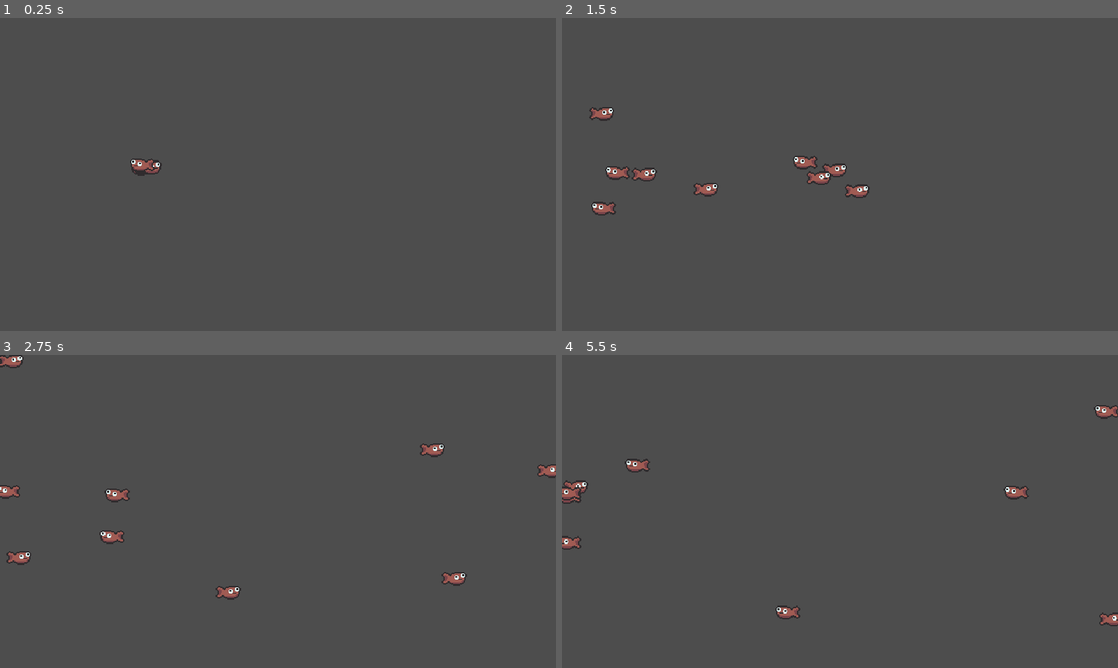
Above: before the commit, frames 1-4 (two rows, left to right).
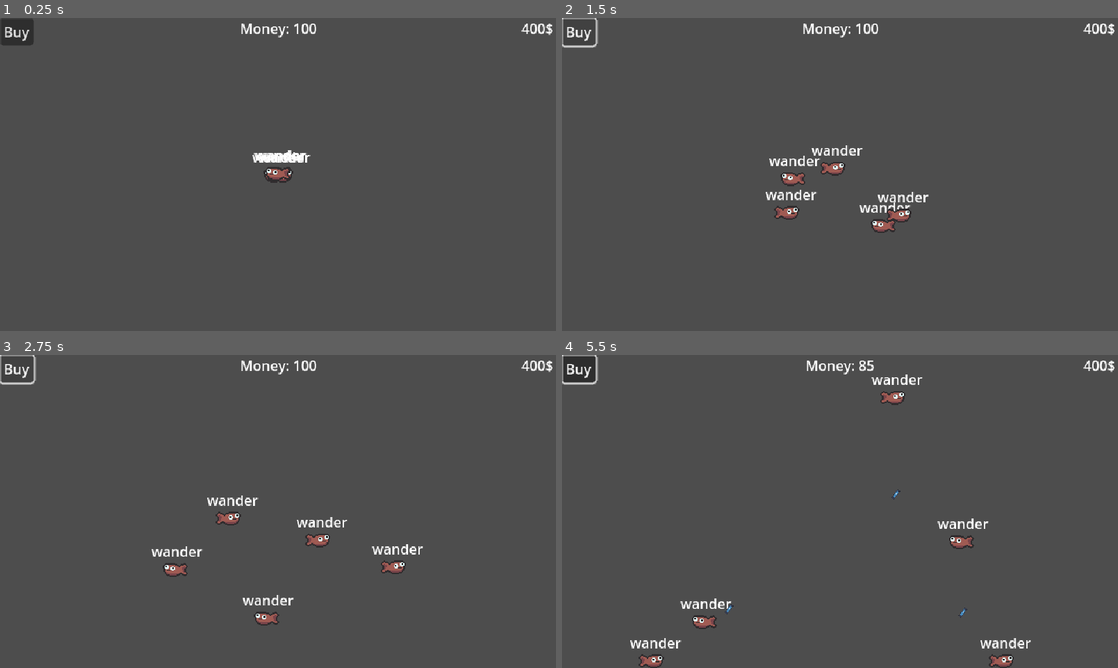
Above: after the commit, the same moments.

Repository: iYammen/fish-game
Game: Godot game, scene res://scenes/level.tscn
Two runs of this game, one before a commit and one after it. Both use one fixed random seed, a clock stepped at 60 frames per second and the inputs below. The project has no main scene, so this scene is started directly. The engine's default icon, where the game draws it, is replaced by a stand-in: a white triangle on a blue panel in a dark square.
Inputs (mouse positions are in pixels of both pictures, inside the frame that each line leads up to):
- Up to frame 1 (0.25 s): no input
- Up to frame 2 (1.5 s): click (578, 30) at 0.5 s, where only the run after the commit has a clickable "Buy"; click (578, 30) at 1.25 s, where only the run after the commit has a clickable "Buy"
- Up to frame 3 (2.75 s): click (16, 367) at 2 s, where only the run after the commit has a clickable "Buy"
- Up to frame 4 (5.5 s): move the mouse to (962, 495) at 2.77 s; press the mouse at (962, 495) at 2.78 s; move the mouse to (728, 527) at 3.52 s; release the mouse at (728, 527) at 3.53 s; click (728, 527) at 3.6 s; move the mouse to (895, 442) at 4.27 s; press the mouse at (895, 442) at 4.28 s; move the mouse to (812, 574) at 5.02 s; release the mouse at (812, 574) at 5.03 s; click (812, 574) at 5.1 s

The runs differ from the first frame. In frame 1, 1.6% of the frame differs, in the area x 0-100%, y 0-53%; in frame 2, 3.2%; in frame 3, 3.4%; in frame 4, 3.7%, in the area x 0-100%, y 0-100%.

Commit message:
finished guppies and coins

Diff:
--- a/project.godot
+++ b/project.godot
@@ -22,6 +22,18 @@
 window/size/window_height_override=720
 window/stretch/mode="viewport"
 
+[global_group]
+
+Fish=""
+
+[input]
+
+press={
+"deadzone": 0.2,
+"events": [Object(InputEventMouseButton,"resource_local_to_scene":false,"resource_name":"","device":-1,"window_id":0,"alt_pressed":false,"shift_pressed":false,"ctrl_pressed":false,"meta_pressed":false,"button_mask":0,"position":Vector2(0, 0),"global_position":Vector2(0, 0),"factor":1.0,"button_index":1,"canceled":false,"pressed":false,"double_click":false,"script":null)
+]
+}
+
 [rendering]
 
 textures/canvas_textures/default_texture_filter=0
--- /dev/null
+++ b/scenes/bronze_coin.tscn
@@ -0,0 +1,36 @@
+[gd_scene load_steps=4 format=3 uid="uid://ohj7rjnj8pmn"]
+
+[ext_resource type="Script" uid="uid://cqememkuws5oy" path="res://scripts/coin.gd" id="1_kyq3r"]
+[ext_resource type="Texture2D" uid="uid://c8xjmx146q8ew" path="res://icon.svg" id="1_owubc"]
+
+[sub_resource type="RectangleShape2D" id="RectangleShape2D_kyq3r"]
+size = Vector2(5.39374, 7.33549)
+
+[node name="Coin" type="Button"]
+modulate = Color(5.525, 4.972, 1, 1)
+offset_left = -17.0
+offset_top = -19.0
+offset_right = -9.0
+offset_bottom = -11.0
+scale = Vector2(4.635, 4.635)
+focus_mode = 0
+flat = true
+script = ExtResource("1_kyq3r")
+value = 10
+
+[node name="Icon" type="Sprite2D" parent="."]
+modulate = Color(0.725064, 0.697179, 0, 1)
+position = Vector2(3.8835, 4.31499)
+scale = Vector2(0.0315794, 0.0494285)
+texture = ExtResource("1_owubc")
+
+[node name="Area2D" type="Area2D" parent="."]
+position = Vector2(3.8835, 4.09924)
+collision_layer = 0
+
+[node name="CollisionShape2D" type="CollisionShape2D" parent="Area2D"]
+position = Vector2(0, -2.38419e-07)
+shape = SubResource("RectangleShape2D_kyq3r")
+
+[connection signal="button_down" from="." to="." method="_on_button_down"]
+[connection signal="body_entered" from="Area2D" to="." method="_on_area_2d_body_entered"]
--- /dev/null
+++ b/scenes/food.tscn
@@ -0,0 +1,23 @@
+[gd_scene load_steps=4 format=3 uid="uid://baumkl7rh5gk6"]
+
+[ext_resource type="Script" uid="uid://b7cbparulh7e2" path="res://scripts/food.gd" id="1_af40f"]
+[ext_resource type="Texture2D" uid="uid://c8xjmx146q8ew" path="res://icon.svg" id="1_xven1"]
+
+[sub_resource type="CircleShape2D" id="CircleShape2D_af40f"]
+radius = 7.07107
+
+[node name="Food" type="Area2D" groups=["Food"]]
+rotation = 0.012656
+collision_layer = 4
+script = ExtResource("1_af40f")
+
+[node name="Icon" type="Sprite2D" parent="."]
+position = Vector2(0, -1)
+rotation = 0.529907
+scale = Vector2(0.0273438, 0.0976563)
+texture = ExtResource("1_xven1")
+
+[node name="CollisionShape2D" type="CollisionShape2D" parent="."]
+shape = SubResource("CircleShape2D_af40f")
+
+[connection signal="body_entered" from="." to="." method="_on_body_entered"]
--- /dev/null
+++ b/scenes/game_manager.tscn
@@ -0,0 +1,6 @@
+[gd_scene load_steps=2 format=3 uid="uid://d1hiqisxkn60e"]
+
+[ext_resource type="Script" uid="uid://dxq57sl75csc2" path="res://scripts/game_manager.gd" id="1_hwd4i"]
+
+[node name="Game Manager" type="Node2D"]
+script = ExtResource("1_hwd4i")
--- a/scenes/guppy.tscn
+++ b/scenes/guppy.tscn
@@ -1,7 +1,10 @@
-[gd_scene load_steps=5 format=3 uid="uid://baaen8igoytc4"]
+[gd_scene load_steps=8 format=3 uid="uid://baaen8igoytc4"]
 
 [ext_resource type="Script" uid="uid://vx7tj6vdhvv6" path="res://scripts/guppy.gd" id="1_a3xws"]
 [ext_resource type="Texture2D" uid="uid://b8xsof348chs3" path="res://assets/fish.png" id="2_a3xws"]
+[ext_resource type="Script" uid="uid://ca1ym6vuspvmb" path="res://scripts/States/wander_state.gd" id="2_ldxe8"]
+[ext_resource type="Script" uid="uid://bh77r8leevuyk" path="res://scripts/States/state_machine.gd" id="2_tug1h"]
+[ext_resource type="Script" uid="uid://d14i0sacaiadn" path="res://scripts/States/hungry_state.gd" id="4_lrsxt"]
 
 [sub_resource type="CircleShape2D" id="CircleShape2D_a3xws"]
 radius = 21.0
@@ -9,7 +12,7 @@
 [sub_resource type="CircleShape2D" id="CircleShape2D_ldxe8"]
 radius = 26.0192
 
-[node name="guppy" type="RigidBody2D"]
+[node name="guppy" type="RigidBody2D" groups=["Fish"]]
 texture_filter = 1
 collision_layer = 2
 gravity_scale = 0.0
@@ -17,26 +20,61 @@
 script = ExtResource("1_a3xws")
 speed = 0.5
 
+[node name="state_machine" type="Node" parent="." node_paths=PackedStringArray("initial_state")]
+script = ExtResource("2_tug1h")
+initial_state = NodePath("wander")
+
+[node name="wander" type="Node" parent="state_machine" node_paths=PackedStringArray("fish")]
+script = ExtResource("2_ldxe8")
+fish = NodePath("../..")
+
+[node name="hungry" type="Node" parent="state_machine" node_paths=PackedStringArray("fish")]
+script = ExtResource("4_lrsxt")
+fish = NodePath("../..")
+
+[node name="Label" type="Label" parent="."]
+offset_left = -26.0
+offset_top = -34.0
+offset_right = 29.0
+offset_bottom = -11.0
+text = "hungry"
+horizontal_alignment = 1
+vertical_alignment = 1
+
 [node name="sprite2D" type="Sprite2D" parent="."]
 texture_filter = 1
 position = Vector2(0, 1)
 texture = ExtResource("2_a3xws")
 
-[node name="Timer" type="Timer" parent="."]
+[node name="MoveTimer" type="Timer" parent="."]
 process_callback = 0
 one_shot = true
 autostart = true
+
+[node name="hungerTimer" type="Timer" parent="."]
+process_callback = 0
+one_shot = true
+autostart = true
+
+[node name="moneyTimer" type="Timer" parent="."]
+process_callback = 0
+one_shot = true
 
 [node name="CollisionShape2D" type="CollisionShape2D" parent="."]
 scale = Vector2(0.322606, 0.322606)
 shape = SubResource("CircleShape2D_a3xws")
 
-[node name="wallDetect" type="Area2D" parent="."]
+[node name="hitBox" type="Area2D" parent="."]
 scale = Vector2(0.322606, 0.322606)
 collision_layer = 0
+collision_mask = 5
 
-[node name="CollisionShape2D" type="CollisionShape2D" parent="wallDetect"]
+[node name="CollisionShape2D" type="CollisionShape2D" parent="hitBox"]
 shape = SubResource("CircleShape2D_ldxe8")
 
-[connection signal="timeout" from="Timer" to="." method="_on_timer_timeout"]
-[connection signal="body_entered" from="wallDetect" to="." method="_on_wall_detect_body_entered"]
+[connection signal="timeout" from="MoveTimer" to="." method="_on_timer_timeout"]
+[connection signal="timeout" from="MoveTimer" to="state_machine/wander" method="_on_move_timer_timeout"]
+[connection signal="timeout" from="hungerTimer" to="." method="_on_hunger_timer_timeout"]
+[connection signal="timeout" from="moneyTimer" to="." method="_on_money_timer_timeout"]
+[connection signal="area_entered" from="hitBox" to="state_machine/hungry" method="_on_hit_box_area_entered"]
+[connection signal="body_entered" from="hitBox" to="state_machine/wander" method="_on_hit_box_body_entered"]
--- a/scenes/level.tscn
+++ b/scenes/level.tscn
@@ -1,14 +1,16 @@
 [gd_scene load_steps=4 format=3 uid="uid://cc3qvorsgdiqt"]
 
 [ext_resource type="PackedScene" uid="uid://cok1q8vialda1" path="res://scenes/boundary.tscn" id="1_2q6dc"]
+[ext_resource type="PackedScene" uid="uid://d1hiqisxkn60e" path="res://scenes/game_manager.tscn" id="1_mx8sn"]
 [ext_resource type="PackedScene" uid="uid://58gka0bukx6r" path="res://scenes/guppy_manager.tscn" id="1_w8frs"]
-[ext_resource type="PackedScene" uid="uid://baaen8igoytc4" path="res://scenes/guppy.tscn" id="2_w7c3h"]
 
-[node name="Node2D" type="Node2D"]
+[node name="Level" type="Node2D"]
 
 [node name="Camera2D" type="Camera2D" parent="."]
 
-[node name="guppyManager" parent="." instance=ExtResource("1_w8frs")]
+[node name="Game Manager" parent="." groups=["Game Manager"] instance=ExtResource("1_mx8sn")]
+
+[node name="Guppy Manager" parent="." instance=ExtResource("1_w8frs")]
 
 [node name="boundrays" type="Node2D" parent="."]
 
@@ -27,29 +29,28 @@
 position = Vector2(-1, -179)
 rotation = -3.14159
 
-[node name="guppy" parent="." instance=ExtResource("2_w7c3h")]
-position = Vector2(-153, -8)
+[node name="CanvasLayer" type="CanvasLayer" parent="."]
 
-[node name="guppy2" parent="." instance=ExtResource("2_w7c3h")]
-position = Vector2(-153, -8)
+[node name="Button" type="Button" parent="CanvasLayer"]
+offset_right = 8.0
+offset_bottom = 8.0
+text = "Buy"
 
-[node name="guppy3" parent="." instance=ExtResource("2_w7c3h")]
-position = Vector2(-153, -8)
+[node name="moneyLabel" type="Label" parent="CanvasLayer" groups=["Money Label"]]
+anchors_preset = 5
+anchor_left = 0.5
+anchor_right = 0.5
+offset_left = -20.0
+offset_right = 20.0
+offset_bottom = 23.0
+grow_horizontal = 2
+text = "Money: 100"
 
-[node name="guppy4" parent="." instance=ExtResource("2_w7c3h")]
-position = Vector2(-153, -8)
-
-[node name="guppy5" parent="." instance=ExtResource("2_w7c3h")]
-position = Vector2(-153, -8)
-
-[node name="guppy6" parent="." instance=ExtResource("2_w7c3h")]
-position = Vector2(-153, -8)
-
-[node name="guppy7" parent="." instance=ExtResource("2_w7c3h")]
-position = Vector2(-153, -8)
-
-[node name="guppy8" parent="." instance=ExtResource("2_w7c3h")]
-position = Vector2(-153, -8)
-
-[node name="guppy9" parent="." instance=ExtResource("2_w7c3h")]
-position = Vector2(-153, -8)
+[node name="stageGoalLabel" type="Label" parent="CanvasLayer" groups=["Stage Goal Label"]]
+anchors_preset = 1
+anchor_left = 1.0
+anchor_right = 1.0
+offset_left = -40.0
+offset_bottom = 23.0
+grow_horizontal = 0
+text = "400$"
--- /dev/null
+++ b/scenes/silver_coin.tscn
@@ -0,0 +1,34 @@
+[gd_scene load_steps=4 format=3 uid="uid://ik25k8ktn4kn"]
+
+[ext_resource type="Script" uid="uid://cqememkuws5oy" path="res://scripts/coin.gd" id="1_i6kbj"]
+[ext_resource type="Texture2D" uid="uid://c8xjmx146q8ew" path="res://icon.svg" id="2_hyekj"]
+
+[sub_resource type="RectangleShape2D" id="RectangleShape2D_kyq3r"]
+size = Vector2(5.39374, 7.33549)
+
+[node name="Coin" type="Button"]
+offset_left = -17.0
+offset_top = -19.0
+offset_right = -9.0
+offset_bottom = -11.0
+scale = Vector2(4.635, 4.635)
+focus_mode = 0
+flat = true
+script = ExtResource("1_i6kbj")
+
+[node name="Icon" type="Sprite2D" parent="."]
+modulate = Color(18.785, 22.652, 20.995, 1)
+position = Vector2(3.8835, 4.31499)
+scale = Vector2(0.0315794, 0.0494285)
+texture = ExtResource("2_hyekj")
+
+[node name="Area2D" type="Area2D" parent="."]
+position = Vector2(3.8835, 4.09924)
+collision_layer = 0
+
+[node name="CollisionShape2D" type="CollisionShape2D" parent="Area2D"]
+position = Vector2(0, -2.38419e-07)
+shape = SubResource("RectangleShape2D_kyq3r")
+
+[connection signal="button_down" from="." to="." method="_on_button_down"]
+[connection signal="body_entered" from="Area2D" to="." method="_on_area_2d_body_entered"]
--- /dev/null
+++ b/scripts/States/State.gd
@@ -0,0 +1,17 @@
+extends Node
+class_name State
+
+signal state_transition
+
+func Enter() -> void:
+	pass
+
+func Exit():
+	pass
+
+func Update(_delta: float):
+
+	pass
+# Called every frame. 'delta' is the elapsed time since the previous frame.
+func Physics_Update(_delta: float):
+	pass
--- /dev/null
+++ b/scripts/States/hungry_state.gd
@@ -0,0 +1,46 @@
+extends State
+@export var fish: Guppy
+@onready var move_timer: Timer = $"../../MoveTimer"
+@onready var hunger_timer: Timer = $"../../hungerTimer"
+
+var closestFood: Area2D
+var target: Vector2
+
+func Enter() -> void:
+	move_timer.stop()
+
+func Update(delta:float):
+	if fish.global_position.x - target.x < 0:
+		fish.sprite_2d.flip_h = true
+	else:
+		fish.sprite_2d.flip_h = false
+
+# Called every frame. 'delta' is the elapsed time since the previous frame.
+func Physics_Update(delta: float):
+	_update_closest_food()
+	move_timer.stop()
+
+	if closestFood:
+		target = closestFood.global_position
+		fish.global_position = fish.global_position.move_toward(target, 150 * delta)
+
+func _update_closest_food() -> void:
+	var foods = get_tree().get_nodes_in_group("Food")
+	for food in foods:
+		if closestFood == null:
+					closestFood = food
+		elif fish.global_position.distance_to(food.global_position) < fish.global_position.distance_to(closestFood.global_position):
+			closestFood = food
+	if closestFood == null:
+		state_transition.emit(self, "wander")
+
+func Exit():
+	pass
+
+
+func _on_hit_box_area_entered(area: Area2D) -> void:
+	if hunger_timer.time_left < hunger_timer.wait_time / 1.5:
+		hunger_timer.start(randf_range(15,40))
+		fish.feedCount += 1
+		area.queue_free()
+		state_transition.emit(self, "wander")
--- /dev/null
+++ b/scripts/States/state_machine.gd
@@ -0,0 +1,44 @@
+extends Node
+
+@export var initial_state : State
+@onready var label: Label = $"../Label"
+
+var current_state: State
+var states: Dictionary = {}
+var source_state_name: String
+
+# Called when the node enters the scene tree for the first time.
+func _ready():
+	for child in get_children():
+		if child is State:
+			states[child.name.to_lower()] = child
+			child.state_transition.connect(change_state)
+	if initial_state:
+		initial_state.Enter()
+		current_state = initial_state
+
+func _process(delta: float):
+	label.text = current_state.name
+	if current_state:
+		current_state.Update(delta)
+
+func _physics_process(delta: float) -> void:
+	if current_state:
+		current_state.Physics_Update(delta)
+
+func change_state (source_state: State, new_state_name: String):
+	source_state_name = source_state.name
+	if source_state != current_state:
+		#print("invalid: trying to change from " + source_state.name + " to " + current_state.name)
+		return
+	var new_state = states.get(new_state_name.to_lower())
+	if !new_state:
+		#print("new state is empty")
+		return
+
+	#print("changed from " + source_state.name + " to " + new_state.name)
+	if current_state:
+		current_state.Exit()
+
+	new_state.Enter()
+	current_state = new_state
--- /dev/null
+++ b/scripts/States/wander_state.gd
@@ -0,0 +1,53 @@
+extends State
+
+var guppy_manger: guppyManager
+@export var fish: Guppy
+
+@export var speed: float = 0.5
+var target: Vector2
+var closestFood: Area2D
+@onready var move_timer: Timer = $"../../MoveTimer"
+@onready var hunger_timer: Timer = $"../../hungerTimer"
+
+func Enter() -> void:
+	move_timer.start()
+	guppy_manger = get_tree().get_first_node_in_group("Guppy Manager")
+	target = guppy_manger.GetDirection()
+
+func Update(_delta: float):
+	if fish.global_position.x - target.x < 0:
+		fish.sprite_2d.flip_h = true
+	else:
+		fish.sprite_2d.flip_h = false
+
+# Called every frame. 'delta' is the elapsed time since the previous frame.
+func Physics_Update(delta: float):
+	fish.linear_velocity.x = clamp(fish.linear_velocity.x, -50, 50)
+	fish.linear_velocity.y = clamp(fish.linear_velocity.y, -50, 50)
+	fish.linear_velocity =  lerp(fish.linear_velocity, target, speed * delta)
+	CheckHunger()
+
+func CheckHunger():
+	if hunger_timer.time_left < hunger_timer.wait_time / 1.5:
+		if closestFood != null:
+			state_transition.emit(self, "hungry")
+		else:
+			var allFood = get_tree().get_nodes_in_group("Food")
+			for food in allFood:
+				if closestFood == null:
+					closestFood = food
+				elif (fish.global_position - food.global_position) < closestFood.global_position:
+					closestFood = food
+
+func Exit():
+	pass
+
+
+func _on_move_timer_timeout() -> void:
+	target = guppy_manger.GetDirection()
+	move_timer.start(randf_range(0.3, 4))
+
+
+func _on_hit_box_body_entered(body: Node2D) -> void:
+	target = -fish.linear_velocity
+	fish.linear_velocity = Vector2.ZERO
--- /dev/null
+++ b/scripts/coin.gd
@@ -0,0 +1,23 @@
+extends Button
+
+@export var value: int = 20
+var game_manager: GameManager
+
+# Called when the node enters the scene tree for the first time.
+func _ready() -> void:
+	game_manager = get_tree().get_first_node_in_group("Game Manager")
+
+
+# Called every frame. 'delta' is the elapsed time since the previous frame.
+func _process(delta: float) -> void:
+	position.y += 50 * delta
+
+
+func _on_button_down() -> void:
+	game_manager.addCoin(value)
+	queue_free()
+
+
+func _on_area_2d_body_entered(body: Node2D) -> void:
+	print(body)
+	queue_free()
--- /dev/null
+++ b/scripts/food.gd
@@ -0,0 +1,15 @@
+extends Area2D
+
+
+# Called when the node enters the scene tree for the first time.
+func _ready() -> void:
+	pass # Replace with function body.
+
+
+# Called every frame. 'delta' is the elapsed time since the previous frame.
+func _process(delta: float) -> void:
+	position.y += 50 * delta
+
+
+func _on_body_entered(body: Node2D) -> void:
+	queue_free()
--- /dev/null
+++ b/scripts/game_manager.gd
@@ -0,0 +1,36 @@
+extends Node2D
+class_name  GameManager
+
+const FOOD = preload("res://scenes/food.tscn")
+var moneyLabel: Label
+var stageGoalLabel: Label
+var money: int = 100
+var Fish: Array
+var Food: Array
+# Called when the node enters the scene tree for the first time.
+func _ready() -> void:
+	moneyLabel = get_tree().get_first_node_in_group("Money Label")
+	stageGoalLabel = get_tree().get_first_node_in_group("Stage Goal Label")
+	stageGoalLabel.text == str(400) + "$"
+	moneyLabel.text = "Money: " + str(money)
+
+
+# Called every frame. 'delta' is the elapsed time since the previous frame.
+func _process(_delta: float) -> void:
+	Fish = get_tree().get_nodes_in_group("Fish")
+	if Fish.size() == 0:
+		get_tree().reload_current_scene()
+
+func _unhandled_input(event: InputEvent) -> void:
+	Food = get_tree().get_nodes_in_group("Food")
+	if Food.size() < 3:
+		if event.is_action_pressed("press") and money >= 5:
+			var food = FOOD.instantiate()
+			get_tree().root.add_child(food)
+			food.position =  get_global_mouse_position()
+			money -= 5
+			moneyLabel.text = "Money: " + str(money)
+
+func addCoin(value: int):
+	money += value
+	moneyLabel.text = "Money: " + str(money)
--- a/scripts/guppy.gd
+++ b/scripts/guppy.gd
@@ -1,30 +1,46 @@
 extends RigidBody2D
+class_name Guppy
 
 @export var speed: float = 20
-@onready var timer: Timer = $Timer
+@onready var move_timer: Timer = $MoveTimer
+@onready var hunger_timer: Timer = $hungerTimer
+
 var guppy_manger: guppyManager
-var target: Vector2
+var feedCount: int
+
 @onready var sprite_2d: Sprite2D = $sprite2D
-
-
+@onready var money_timer: Timer = $moneyTimer
+const BRONZE_COIN = preload("res://scenes/bronze_coin.tscn")
+const SILVER_COIN = preload("res://scenes/silver_coin.tscn")
 # Called when the node enters the scene tree for the first time.
 func _ready() -> void:
+	hunger_timer.start(randf_range(15,40))
 	guppy_manger = get_tree().get_first_node_in_group("Guppy Manager")
-	target = guppy_manger.GetDirection()
 
+func _process(delta: float) -> void:
+	if hunger_timer.time_left > hunger_timer.wait_time / 1.5:
+		modulate = Color.WHITE
+	else:
+		modulate = Color.LIME
+		if hunger_timer.time_left < hunger_timer.wait_time / 2:
+			modulate = Color.DARK_GREEN
 
-func _physics_process(delta: float) -> void:
-	linear_velocity =  lerp(linear_velocity, target, speed * delta)
-	if target.x > 0:
-		sprite_2d.flip_h = true
-	else:
-		sprite_2d.flip_h = false
+func _physics_process(_delta: float) -> void:
+	if feedCount >= 5 and feedCount < 10:
+		if money_timer.is_stopped():
+			var coin: Button = BRONZE_COIN.instantiate()
+			get_tree().root.add_child(coin)
+			coin.global_position = global_position
+			money_timer.start(randf_range(5, 10))
+		scale = Vector2(1.5,1.5)
+	elif feedCount >= 10:
+		if money_timer.is_stopped():
+			var coin: Button = SILVER_COIN.instantiate()
+			get_tree().root.add_child(coin)
+			coin.global_position = global_position
+			money_timer.start(randf_range(5, 10))
+		scale = Vector2(2, 2)
 
-
-func _on_timer_timeout() -> void:
-	target = guppy_manger.GetDirection()
-	timer.start(randf_range(0.3, 4))
-
-func _on_wall_detect_body_entered(body: Node2D) -> void:
-	target = -linear_velocity
-	linear_velocity = Vector2.ZERO
+func _on_hunger_timer_timeout() -> void:
+	visible = false
+	queue_free()
--- a/scripts/guppy_manager.gd
+++ b/scripts/guppy_manager.gd
@@ -1,6 +1,15 @@
 extends Node
 class_name guppyManager
+
+const GUPPY = preload("res://scenes/guppy.tscn")
 var boundray: Vector2 = Vector2(500, 200)
+var spawnNum: int = 5
+
+func _ready() -> void:
+	for guppy in spawnNum:
+		var spawn: RigidBody2D = GUPPY.instantiate()
+		get_tree().root.add_child.call_deferred(spawn)
+
 
 func GetDirection():
 	var targetPos: Vector2 = Vector2(randf_range(-boundray.x, boundray.x), randf_range(-boundray.y, boundray.y))
Not shown, added: scripts/States/State.gd.uid
Not shown, added: scripts/States/hungry_state.gd.uid
Not shown, added: scripts/States/state_machine.gd.uid
Not shown, added: scripts/States/wander_state.gd.uid
Not shown, added: scripts/coin.gd.uid
Not shown, added: scripts/food.gd.uid
Not shown, added: scripts/game_manager.gd.uid
